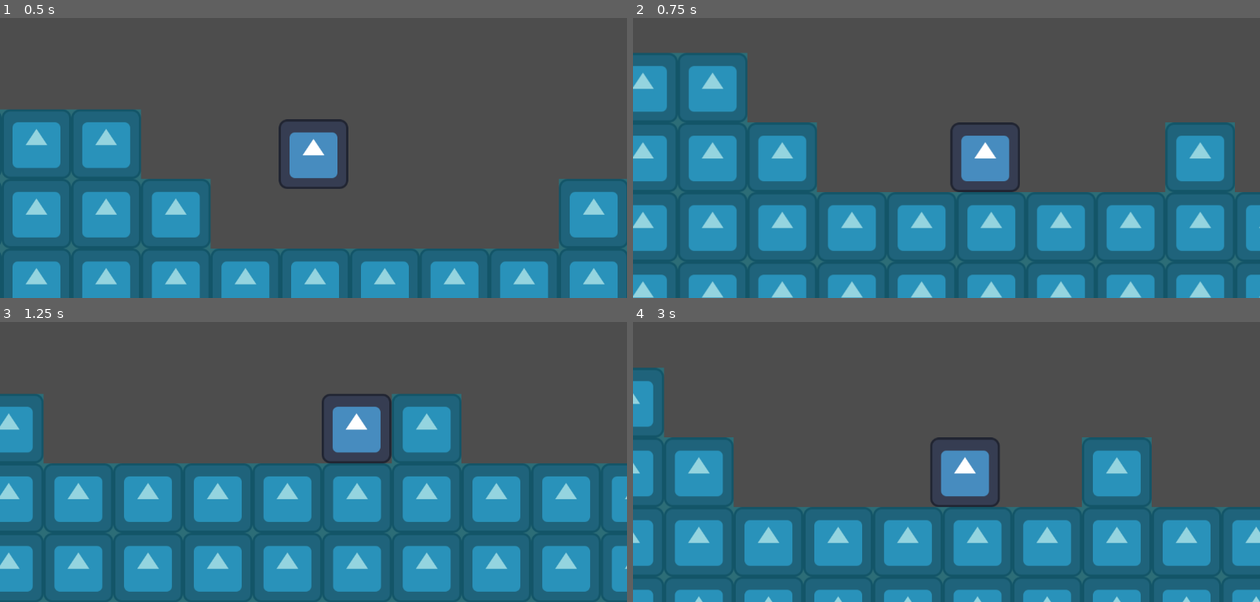
Above: before the commit, frames 1-4 (two rows, left to right).
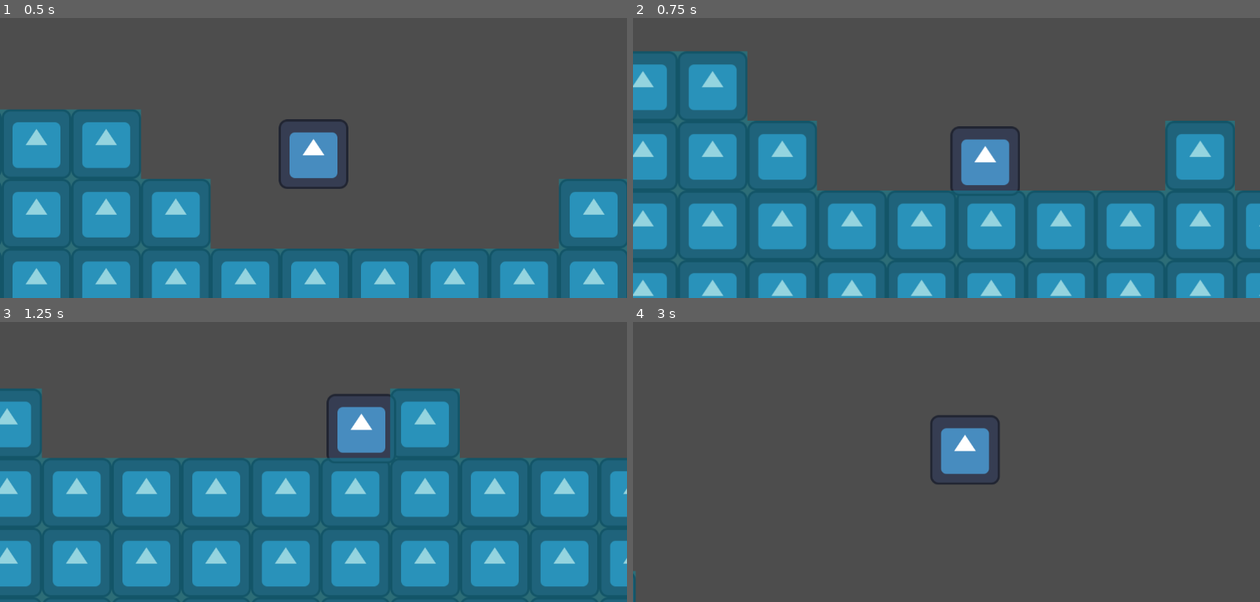
Above: after the commit, the same moments.

Repository: dzfrias/gladiator
Game: Godot game, scene res://scenes/procedural_generation_test.tscn
Two runs of this game, one before a commit and one after it. Both use one fixed random seed, a clock stepped at 60 frames per second and the inputs below. This scene is started directly instead of the project's main scene. The engine's default icon, where the game draws it, is replaced by a stand-in: a white triangle on a blue panel in a dark square.
Inputs (mouse positions are in pixels of both pictures, inside the frame that each line leads up to):
- Up to frame 1 (0.5 s): no input
- Up to frame 2 (0.75 s): move the mouse to (1084, 104) at 0.52 s; hold D (right) from 0.53 s (still down); hold Space (jump) from 0.53 s (still down)
- Up to frame 3 (1.25 s): keep holding D (right); keep holding Space (jump)
- Up to frame 4 (3 s): move the mouse to (821, 442) at 1.27 s; release Space (jump) at 1.28 s; click (821, 442) at 1.35 s; tap Space (jump) at 1.52, 1.55, 1.82, 2.3 s; move the mouse to (1009, 347) at 2.02 s; release D (right) at 2.03 s; hold A (left) 2.03-2.78 s; hold E (roll) 2.03-2.78 s; move the mouse to (915, 495) at 2.77 s; hold D (right) from 2.78 s (still down); tap Q (toggle_weapon) at 2.85 s

Frame 1 is identical in both runs. In frame 2, 4.4% of the frame differs, in the area x 0-100%, y 11-100%; in frame 3, 13%; in frame 4, 44%, in the area x 0-100%, y 16-100%.

Commit message:
add basic structure generation

Diff:
--- /dev/null
+++ b/assets/world_tileset.tres
@@ -0,0 +1,14 @@
+[gd_resource type="TileSet" load_steps=3 format=3 uid="uid://ubuid1vb61rr"]
+
+[ext_resource type="Texture2D" uid="uid://dccns2r7l5dx3" path="res://assets/icon.svg" id="1_2b54w"]
+
+[sub_resource type="TileSetAtlasSource" id="TileSetAtlasSource_r4vu7"]
+texture = ExtResource("1_2b54w")
+texture_region_size = Vector2i(128, 128)
+0:0/0 = 0
+0:0/0/physics_layer_0/polygon_0/points = PackedVector2Array(-64, -64, 64, -64, 64, 64, -64, 64)
+
+[resource]
+tile_size = Vector2i(128, 128)
+physics_layer_0/collision_layer = 1
+sources/1 = SubResource("TileSetAtlasSource_r4vu7")
--- /dev/null
+++ b/scenes/basic_structure.tscn
@@ -0,0 +1,7 @@
+[gd_scene load_steps=2 format=4 uid="uid://p18h7pj2yoxi"]
+
+[ext_resource type="TileSet" uid="uid://ubuid1vb61rr" path="res://assets/world_tileset.tres" id="1_12g23"]
+
+[node name="BasicStructure" type="TileMapLayer"]
+tile_map_data = PackedByteArray("AAAAAP//AQAAAAAAAAABAP3/AQAAAAAAAAABAP//AQAAAAAAAAACAPv/AQAAAAAAAAACAP3/AQAAAAAAAAACAP//AQAAAAAAAAADAP3/AQAAAAAAAAADAP//AQAAAAAAAAAEAP//AQAAAAAAAAD/////AQAAAAAAAAAAAP3/AQAAAAAAAAABAPv/AQAAAAAAAAA=")
+tile_set = ExtResource("1_12g23")
--- a/scenes/player.tscn
+++ b/scenes/player.tscn
@@ -7,7 +7,7 @@
 [ext_resource type="Resource" uid="uid://cbyts5spi0ken" path="res://resources/pistol.tres" id="6_0weg3"]
 
 [sub_resource type="RectangleShape2D" id="RectangleShape2D_m5kfl"]
-size = Vector2(130, 128)
+size = Vector2(106, 108)
 
 [node name="Player" type="CharacterBody2D"]
 collision_layer = 18
--- a/scenes/procedural_generation_test.tscn
+++ b/scenes/procedural_generation_test.tscn
@@ -6,6 +6,8 @@
 [ext_resource type="PackedScene" uid="uid://dv7ihnextsw4v" path="res://scenes/player.tscn" id="3_4x0er"]
 [ext_resource type="PackedScene" uid="uid://brhth4kuom7aw" path="res://scenes/vulture.tscn" id="4_dyopk"]
 [ext_resource type="Script" path="res://scripts/enemy_spawner.gd" id="6_1k65c"]
+[ext_resource type="PackedScene" uid="uid://p18h7pj2yoxi" path="res://scenes/basic_structure.tscn" id="7_5cx03"]
+[ext_resource type="Script" path="res://scripts/structure_spawner.gd" id="7_5kgrx"]
 
 [sub_resource type="TileSetAtlasSource" id="TileSetAtlasSource_r4vu7"]
 texture = ExtResource("1_jc61t")
@@ -38,10 +40,15 @@
 [node name="Player" parent="." instance=ExtResource("3_4x0er")]
 position = Vector2(957, -44)
 move_speed = 600.0
-jump_speed = 700.0
+jump_speed = 1000.0
 
 [node name="EnemySpawner" type="Node2D" parent="." node_paths=PackedStringArray("tilemap")]
 script = ExtResource("6_1k65c")
 tilemap = NodePath("../TileMapLayer")
 wolf_scene = ExtResource("3_4o14u")
 vulture_scene = ExtResource("4_dyopk")
+
+[node name="StructureGeneration" type="Node2D" parent="." node_paths=PackedStringArray("procedural_generation")]
+script = ExtResource("7_5kgrx")
+procedural_generation = NodePath("../TileMapLayer")
+structure_scene = ExtResource("7_5cx03")
--- /dev/null
+++ b/scripts/structure_spawner.gd
@@ -0,0 +1,42 @@
+extends Node2D
+
+@export var procedural_generation: ProceduralGeneration
+@export var structure_scene: PackedScene
+
+@onready var fnl = FastNoiseLite.new()
+var flat_ground_required = 6
+var taken_locations: Array
+
+func _ready() -> void:
+	fnl.seed = randi_range(0, 1000)
+	for x in range(0, procedural_generation.get_x_distance()):
+		if is_flat_ground(x) and !taken_locations.has(x) and fnl.get_noise_1d(x) > 0:
+			spawn_structure(x)
+
+func is_flat_ground(x):
+	var ground_height = procedural_generation.get_ground_height(x)
+	if x + flat_ground_required > procedural_generation.get_x_distance(): return false # Checks if the map ends
+	for i in range(x, x + flat_ground_required):
+		var current_ground_height = procedural_generation.get_ground_height(i)
+		if current_ground_height != ground_height:
+			return false
+	return true
+
+func add_taken_location(start, end):
+	for i in range(start, end):
+		taken_locations.append(i)
+
+func spawn_structure(x):
+	print("spawned structure")
+	var structure = structure_scene.instantiate()
+	add_taken_location(x, x + flat_ground_required)
+	structure.global_position = to_global(procedural_generation.map_to_local(Vector2(x, procedural_generation.get_ground_height(x) - 1)))
+	get_tree().root.add_child.call_deferred(structure)
+	copy(structure)
+
+func copy(structure_tilemap: TileMapLayer):
+	for cell in structure_tilemap.get_used_cells():
+		var global_cell_pos = structure_tilemap.to_global(structure_tilemap.map_to_local(cell))
+		var new_cell_pos = procedural_generation.local_to_map(procedural_generation.to_local(global_cell_pos))
+		procedural_generation.set_cell(new_cell_pos, 1, Vector2(0, 0))
+	structure_tilemap.queue_free()
Not shown: 1 places in scenes/procedural_generation_test.tscn that only renumber resources
